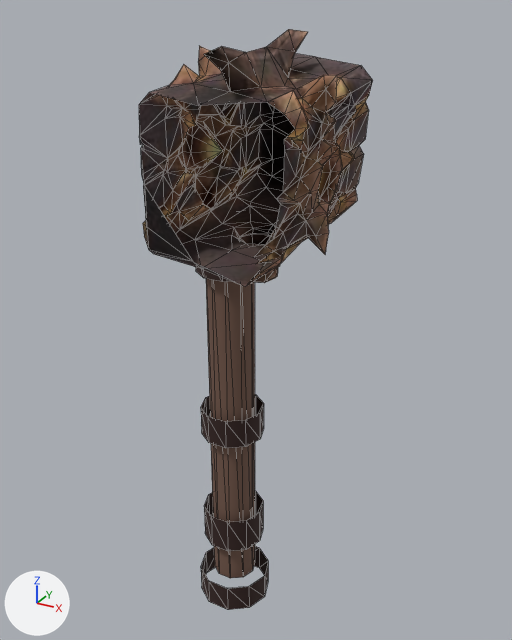
Renders of the glTF model art/weapons/raw/tankXHammer.glb from each side of a commit.
Before and after are seen from a camera (50 mm lens) standing at (0.422, -0.702, 0.572) and looking at (0.051, -0.027, 0.234). Lighting does not change. The marker at lower left points along +X, +Y and +Z. The first picture is the older version. Mesh edges are drawn as thin lines. Vertices at exactly the same position are counted once.

The older version as bpy lines, for what is in view:
```python
me_tankhammer = bpy.data.meshes.new('TankHammer')
me_tankhammer.from_pydata(...)  # 574 vertices, 994 faces; spans x -0.05..0.159, y -0.179..0.061, z -0.22..0.553
me_tankhammer.materials.append(mat_tank)  # picture img_image_0
ob_tankhammer = bpy.data.objects.new('TankHammer', me_tankhammer)
ob_tankhammer.location = (0.0, 0.0, 0.0)
```
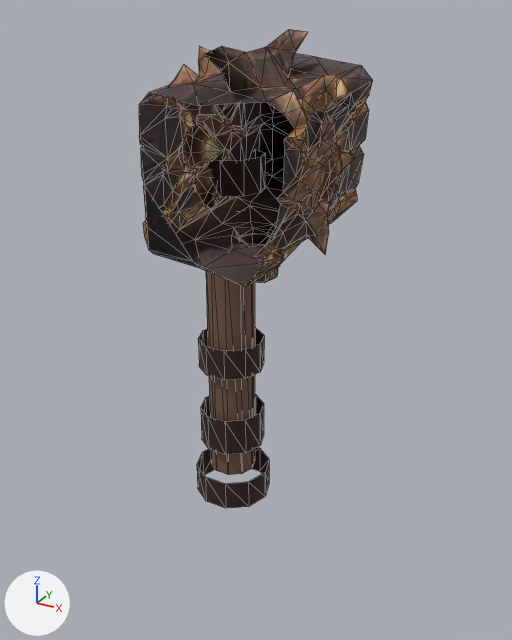
The newer file is also turned or shifted as a whole; pictures and numbers use the older file's frame.

Boxes (x1, y1, x2, y2) around the edits, measured in the pictures (512 x 640 px; the box of a moved part takes in the faces that stretch with it):
'TankHammer', reshaped (18% shorter): before (139, 29, 373, 610); after (139, 29, 373, 508)
part 1 of me_tankhammer, moved or reshaped: before (204, 491, 263, 551); after (201, 394, 264, 455)
part 2 of me_tankhammer, moved or reshaped: before (201, 394, 264, 448); after (198, 327, 264, 380)
part 3 of me_tankhammer, moved or reshaped (mostly hidden before): before (196, 267, 230, 282); after (207, 150, 265, 197)
part 4 of me_tankhammer, moved or reshaped: before (201, 546, 268, 610); after (197, 447, 269, 508)
part 5 of me_tankhammer, moved or reshaped: before (206, 279, 255, 578); after (206, 271, 255, 475)

The change, as a list of edits to the scene's bpy script:
```text
Change me_tankhammer:
    used by ob_tankhammer; location = (0.0, 0.0, 0.0)
    remove me_tankhammer.from_pydata(...)  # 574 vertices, 994 faces; spans x -0.05..0.159, y -0.179..0.061, z -0.22..0.553
    add me_tankhammer.from_pydata(...)  # 574 vertices, 994 faces; spans x -0.05..0.159, y -0.179..0.061, z -0.04..0.553
    me_tankhammer part 1: the loose piece of 22 vertices spanning x -0.042..0.042, y -0.04..0.04, z -0.12..-0.07 is moved by (0.0, 0.0, 0.16)
    me_tankhammer part 2: the loose piece of 22 vertices spanning x -0.042..0.042, y -0.04..0.04, z 0.05..0.09 is moved by (0.0, 0.0, 0.1)
    me_tankhammer part 3: the loose piece of 22 vertices spanning x -0.042..0.042, y -0.04..0.04, z 0.28..0.32 is moved by (0.0, 0.0, 0.1)
    me_tankhammer part 4: the loose piece of 22 vertices spanning x -0.05..0.05, y -0.048..0.048, z -0.22..-0.18 is moved by (0.0, 0.0, 0.18)
    me_tankhammer part 5: all 11 vertices in x -0.03..0.03, y -0.029..0.029, z -0.18 are moved by (0.0, 0.0, 0.18)
```
